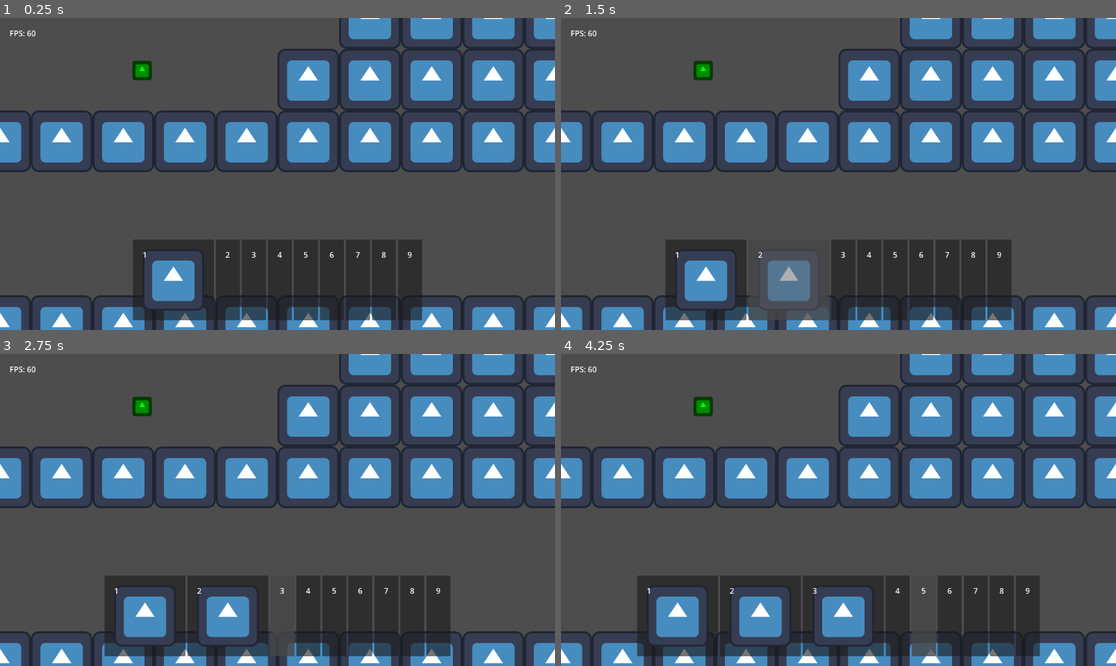
Above: before the commit, frames 1-4 (two rows, left to right).
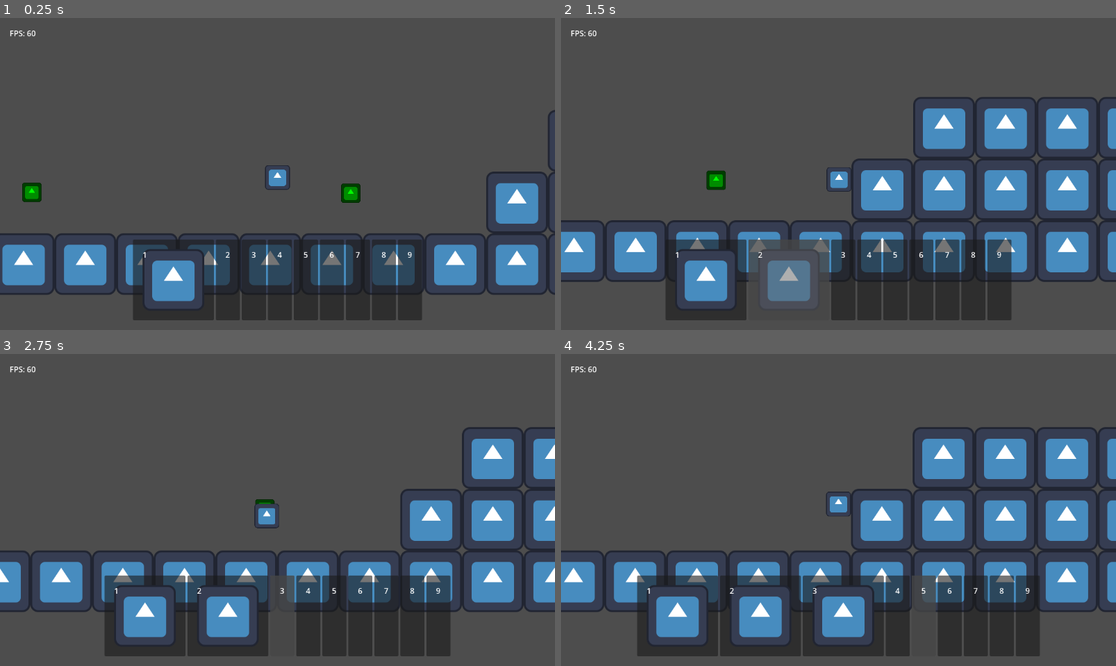
Above: after the commit, the same moments.

Repository: TheHumanMRP/RPG-Life-Tracker
Game: Godot game, scene res://Folders/Systems/Main/Scenes/main_scene.tscn
The game is run twice, just before and just after one commit, with the same random seed, the same clock (stepped at 60 frames per second) and the same inputs. The engine's default icon, where the game draws it, is replaced by a stand-in: a white triangle on a blue panel in a dark square.
Inputs (mouse positions are in pixels of both pictures, inside the frame that each line leads up to):
- Up to frame 1 (0.25 s): no input
- Up to frame 2 (1.5 s): move the mouse to (733, 280) at 0.52 s; hold D (move_right) from 0.53 s (still down); tap Space (jump) at 0.6, 0.77, 1.07 s; click (733, 280) at 0.67 s; move the mouse to (788, 280) at 1.27 s; tap I (add_test_sword) at 1.35 s; click (788, 280) at 1.42 s
- Up to frame 3 (2.75 s): tap Space (jump) at 1.52, 1.55, 1.82, 2.1 s; move the mouse to (283, 616) at 2.02 s; release D (move_right) at 2.03 s; hold A (move_left) from 2.03 s (still down); click (283, 616) at 2.17 s
- Up to frame 4 (4.25 s): move the mouse to (871, 616) at 2.77 s; release A (move_left) at 2.78 s; hold D (move_right) from 2.78 s (still down); tap I (add_test_sword) at 2.85 s; click (871, 616) at 2.92 s; tap Space (jump) at 3.02, 3.05, 3.32, 3.6, 3.77, 4.07 s; move the mouse to (921, 616) at 3.52 s; click (921, 616) at 3.67 s

The runs differ from the first frame. In frame 1, 37% of the frame differs, in the area x 0-100%, y 0-100%; in frame 2, 39%; in frame 3, 38%; in frame 4, 40%.
Error before the commit: Parse Error: Could not parse global class "MovementComponent" from "res://Folders/Components/movement_component.gd". (res://Folders/Systems/Player/player.gd:17)

Commit message:
Auto commit at 2026-07-08 16:15:43

Diff:
--- a/Folders/Components/movement_component.gd
+++ b/Folders/Components/movement_component.gd
@@ -59,7 +59,8 @@
 		coyote_timer -= delta
 
 	# Wall Jump
-	if
+	if is_on_wall_only and jump:
+		pass
 
 	# Jump
 	if jump and coyote_timer > 0:
